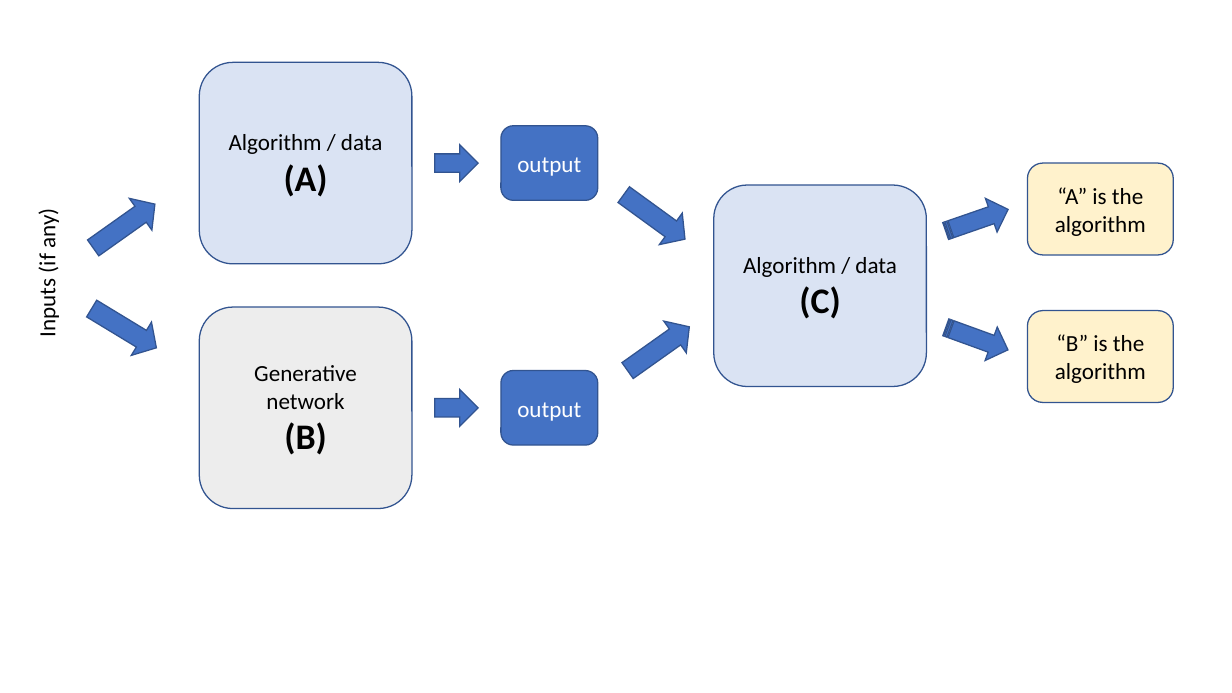
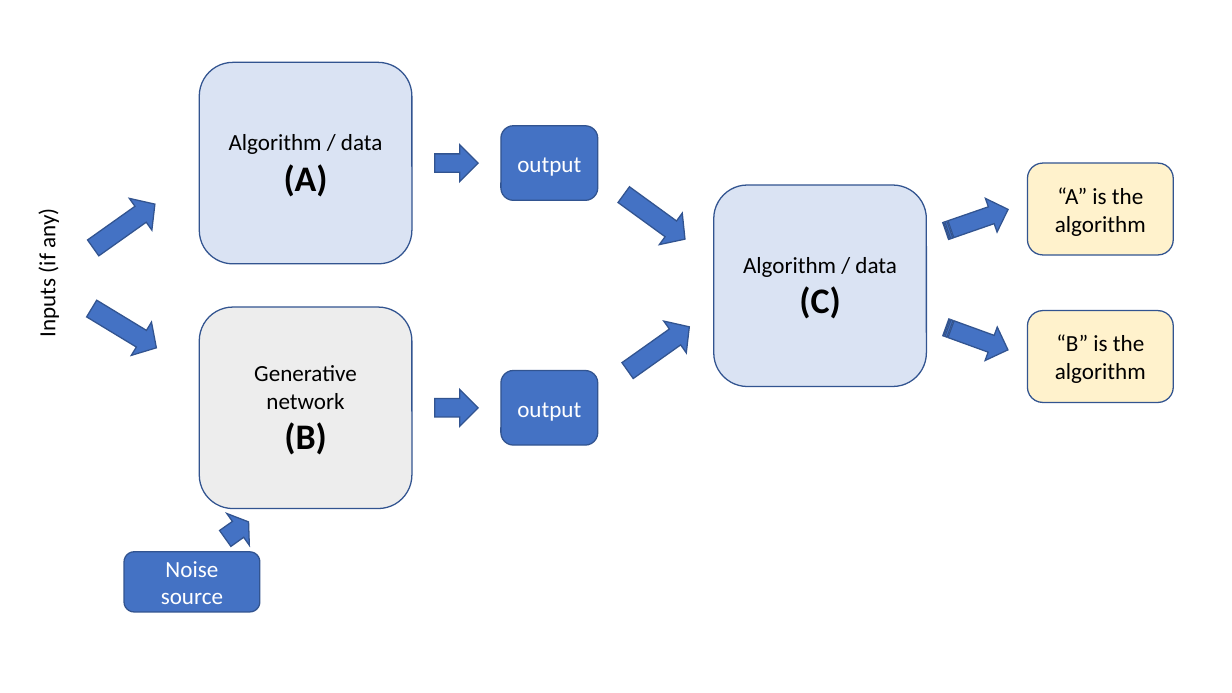
Before and after one commit to tommasoboccali/capitoloMLFisMed, a slide deck: slide 4 of images/artificialneuron.pptx. Drawn at 1232x693 pixels with LibreOffice and Linux fonts; fonts in the diff are those of the drawing. Boxes give left, top, right and bottom in pixels: in the first picture for what was removed or moved away, otherwise in the second. Text is boxed around its words. In the diff, an @@ line names an element or a change of style, - is before the commit and + after.

```diff
--- a/images/artificialneuron.pptx
+++ b/images/artificialneuron.pptx
@@ right arrow added at [214,506,260,555], fill #4472C4, outline #325491 1 pt @@
@@ rounded rectangle added at [124,552,260,612], fill #4472C4, outline #325491 1 pt, 18 pt, text #FFFFFF @@
+Noise source
```
Also in this commit, not shown: 1 other file.
